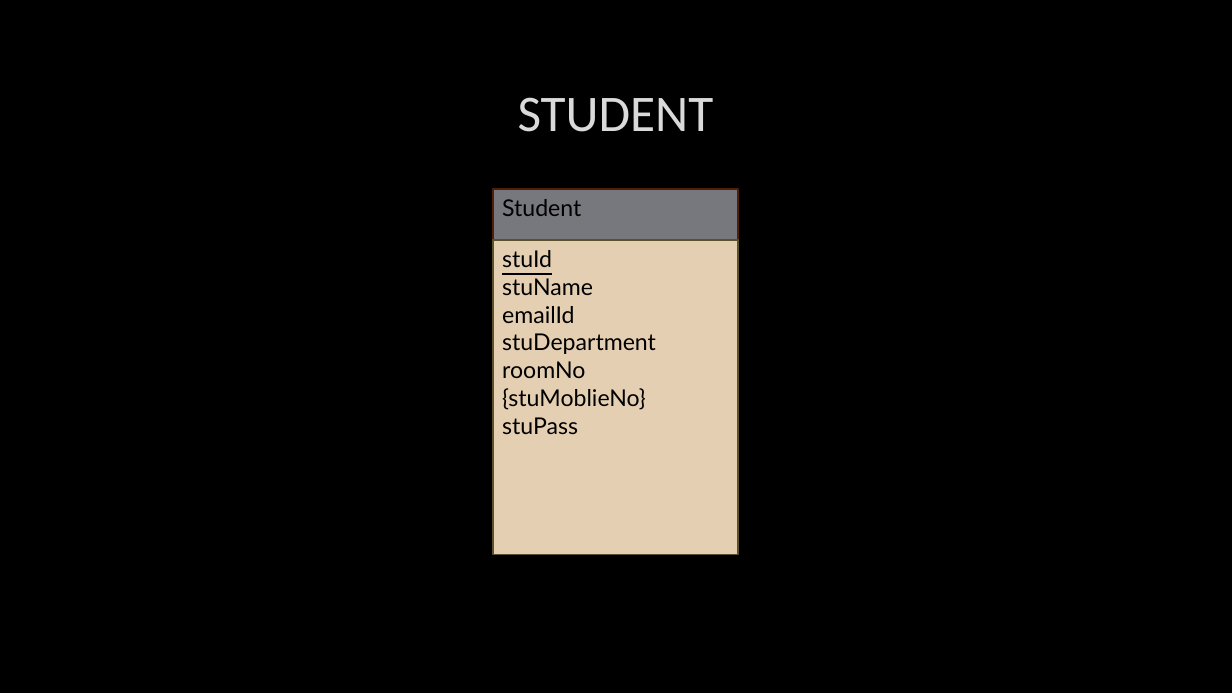
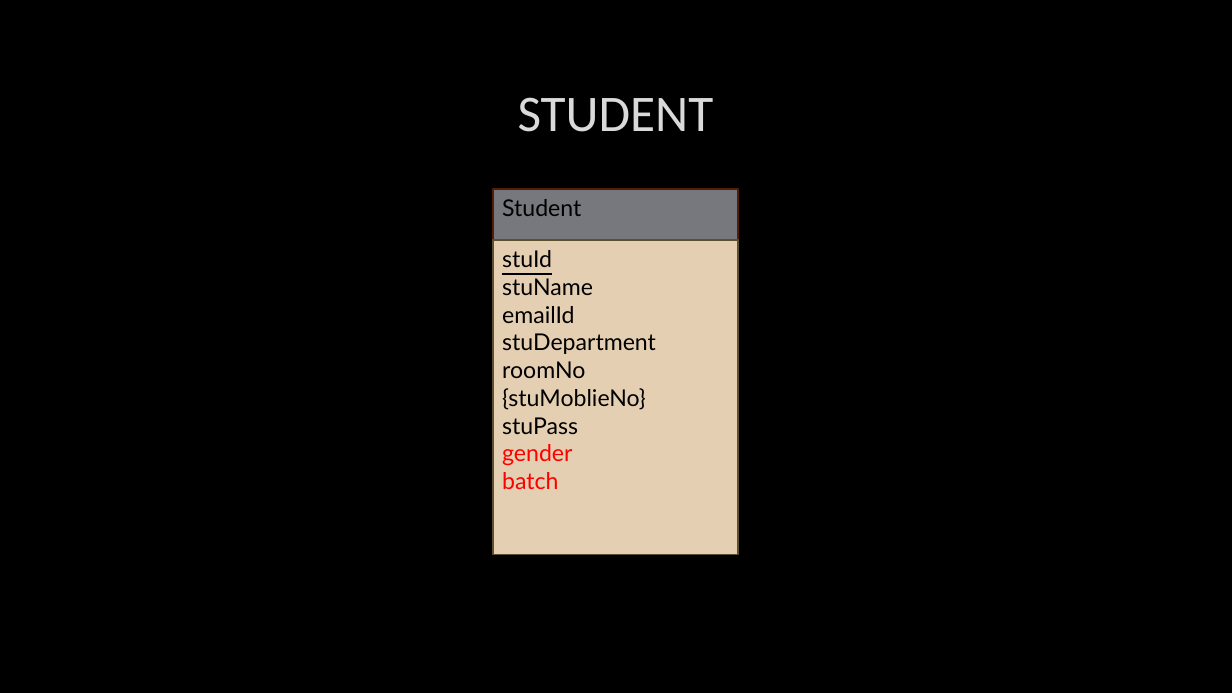
Before and after one commit to Jassi-Gill/theComplaintEngine, a slide deck: slide 4 of ER.pptx. Drawn at 1232x693 pixels with LibreOffice and Linux fonts; fonts in the diff are those of the drawing; background and template pictures are left out. Boxes give left, top, right and bottom in pixels: in the first picture for what was removed or moved away, otherwise in the second. Text is boxed around its words. In the diff, an @@ line names an element or a change of style, - is before the commit and + after.

```diff
--- a/ER.pptx
+++ b/ER.pptx
@@ text in rectangle at (502,444,572,489): paragraphs added @@
+gender
+batch
```
Also in this commit, not shown: 1 other slide changed.
